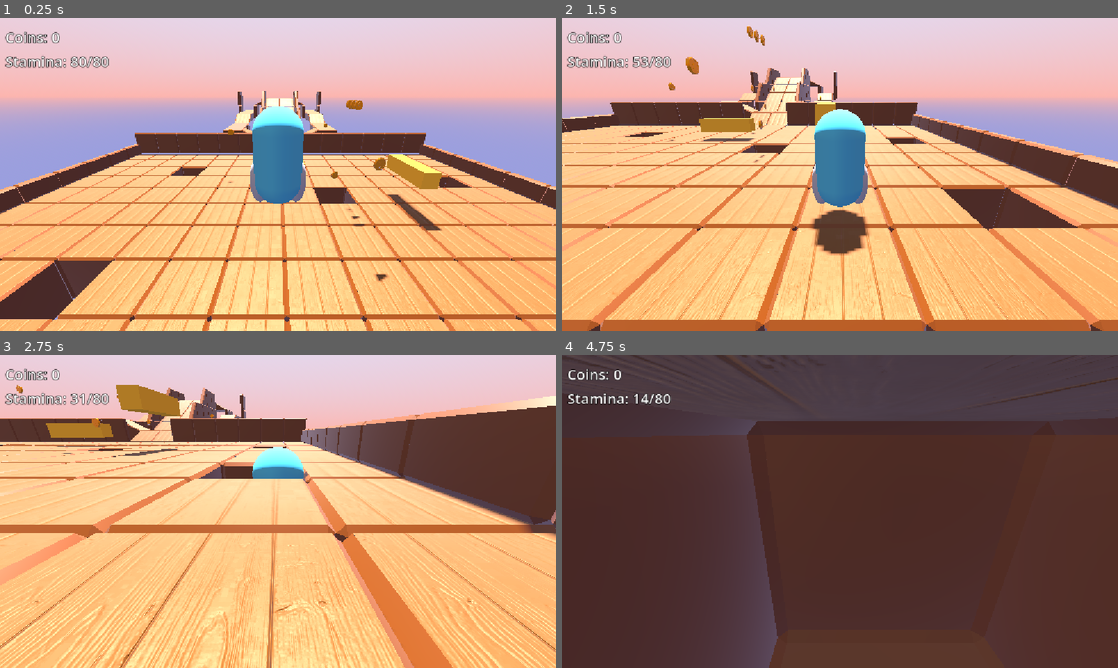
Above: before the commit, frames 1-4 (two rows, left to right).
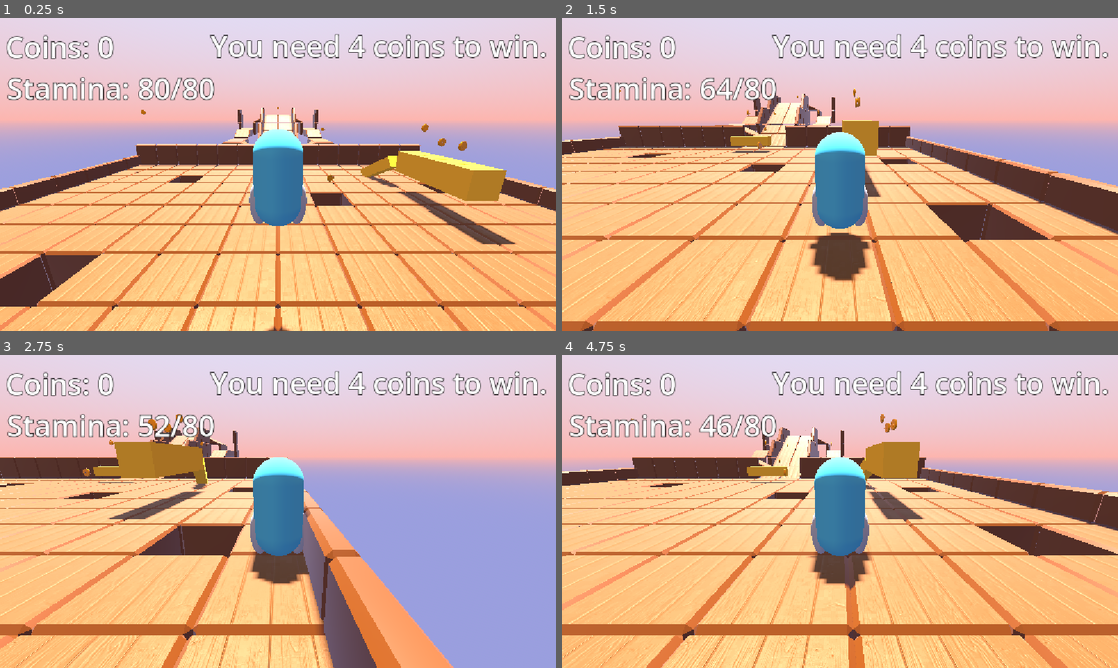
Above: after the commit, the same moments.

Repository: mahonk89/play-test-initial
Game: Godot game, scene res://alpha.tscn
Same seed, same stepped clock (60 frames per second), same inputs: the game is played once before the commit and once after it. The project has no main scene, so this scene is started directly. The engine's default icon, where the game draws it, is replaced by a stand-in: a white triangle on a blue panel in a dark square.
Inputs (mouse positions are in pixels of both pictures, inside the frame that each line leads up to):
- Up to frame 1 (0.25 s): no input
- Up to frame 2 (1.5 s): tap Enter (ui_accept) at 0.5 s; move the mouse to (962, 158) at 0.52 s; hold D (right) 0.53-1.25 s; hold Shift (sprint) 0.53-1.25 s; right-click (962, 158) at 0.6 s; click (962, 158) at 0.67 s; tap Space (jump) at 0.77 s; drag from (728, 190) to (812, 237) at 1.27 s
- Up to frame 3 (2.75 s): move the mouse to (333, 442) at 2.02 s; hold D (right) from 2.03 s (still down); hold Shift (sprint) from 2.03 s (still down); right-click (333, 442) at 2.1 s; click (333, 442) at 2.17 s
- Up to frame 4 (4.75 s): release D (right) at 2.75 s; release Shift (sprint) at 2.75 s; drag from (812, 574) to (673, 464) at 2.77 s; move the mouse to (1006, 558) at 3.52 s; hold A (left) 3.53-4.25 s; hold Shift (sprint) 3.53-4.25 s; right-click (1006, 558) at 3.6 s; click (1006, 558) at 3.67 s; tap Space (jump) at 3.77 s; drag from (673, 464) to (756, 433) at 4.27 s

The runs differ from the first frame. In frame 1, 43% of the frame differs, in the area x 0-100%, y 4-100%; in frame 2, 44%; in frame 3, 66%; in frame 4, 93%, in the area x 0-100%, y 0-100%.

Commit message:
Zoom, win, restart
Added zoom to camera target by decreasing (zoom in) and increasing (zoom out) the position.z of camera target, 0< position.z < 8.
Added UI elements
Function to win game when x coins collected, pause physics process, wait 5 seconds, then restart.

Diff:
--- a/alpha.gd
+++ b/alpha.gd
@@ -1,10 +1,11 @@
 extends Node3D
 
+@export var coins_to_win := 5
 
 # Called when the node enters the scene tree for the first time.
 func _ready() -> void:
 	pass
 
 # Called every frame. 'delta' is the elapsed time since the previous frame.
-func _process(delta: float) -> void:
+func _process(_delta: float) -> void:
 	pass
--- a/alpha.tscn
+++ b/alpha.tscn
@@ -13,16 +13,24 @@
 
 [sub_resource type="WorldBoundaryShape3D" id="WorldBoundaryShape3D_jahai"]
 
-[node name="Alpha" type="Node3D" unique_id=1266480185]
+[node name="Alpha" type="Node3D" unique_id=1266480185 groups=["Levels"]]
 script = ExtResource("1_idu2h")
+coins_to_win = 4
 
 [node name="UI" parent="." unique_id=1379572987 instance=ExtResource("7_rhi8f")]
 
 [node name="WorldEnvironment" type="WorldEnvironment" parent="." unique_id=1167773529]
 environment = ExtResource("2_omt4j")
 
-[node name="MainCharacter" parent="." unique_id=1547992771 groups=["Players"] instance=ExtResource("2_unq0f")]
-transform = Transform3D(1, 0, 0, 0, 1, 0, 0, 0, 1, -0.23015785, 1.9507821, 5.5929174)
+[node name="Characters" type="Node3D" parent="." unique_id=604583071]
+
+[node name="MainCharacter" parent="Characters" unique_id=1547992771 groups=["Players"] instance=ExtResource("2_unq0f")]
+transform = Transform3D(1, 0, 0, 0, 1, 0, 0, 0, 1, 0, 1, 6)
+
+[node name="BorncgCharacter" parent="Characters" unique_id=885805630 instance_placeholder="res://borncg_character.tscn"]
+transform = Transform3D(1, 0, 0, 0, 1, 0, 0, 0, 1, 0, 1, 6)
+visible = false
+metadata/_edit_group_ = true
 
 [node name="Lights" type="Node3D" parent="." unique_id=1168999914]
 
@@ -37,10 +45,13 @@
 [node name="Blocks_Static" type="Node3D" parent="." unique_id=1928786981]
 
 [node name="blockStatic1" parent="Blocks_Static" unique_id=997128876 instance=ExtResource("2_dfvcg")]
-transform = Transform3D(3, 0, 0, 0, 3, 0, 0, 0, 3, 0, -1.130676, -3.3151965)
+transform = Transform3D(3, 0, 0, 0, 3, 0, 0, 0, 3, 0, -1.130676, -6.7882776)
 
 [node name="blockStatic2" parent="Blocks_Static" unique_id=20235980 instance=ExtResource("2_dfvcg")]
-transform = Transform3D(-1.3113416e-07, 0, 2.9999998, 0, 3, 0, -2.9999998, 0, -1.3113416e-07, 6.3576326, -0.118109465, 0)
+transform = Transform3D(-2.1855695e-07, 0, 5, 0, 5, 0, -5, 0, -2.1855695e-07, 8, -0.118, 0.03)
+
+[node name="blockStatic3" parent="Blocks_Static" unique_id=438436037 instance=ExtResource("2_dfvcg")]
+transform = Transform3D(0.7135294, -0.41252542, -2.884562, 1.5015528, 2.597179, -6.563496e-08, 2.4972413, -1.4437741, 0.8241975, 7.4994063, -1.130676, -4.858528)
 
 [node name="Coins" type="Node3D" parent="." unique_id=2135970350]
 metadata/_edit_group_ = true
@@ -55,29 +66,25 @@
 transform = Transform3D(1, 0, 0, 0, -4.371139e-08, -1, 0, 1, -4.371139e-08, 2.9260468, -0.8031769, -0.9883448)
 
 [node name="coin4" parent="Coins" unique_id=870938311 instance=ExtResource("3_kjnjc")]
-transform = Transform3D(1, 0, 0, 0, -4.371139e-08, -1, 0, 1, -4.371139e-08, 4.91857, 0.33639336, -12.912914)
+transform = Transform3D(1, 0, 0, 0, -4.371139e-08, -1, 0, 1, -4.371139e-08, 4.91857, 1.3363934, -12.912914)
 
 [node name="coin5" parent="Coins" unique_id=155292799 instance=ExtResource("3_kjnjc")]
-transform = Transform3D(1, 0, 0, 0, -4.371139e-08, -1, 0, 1, -4.371139e-08, 0.59372926, 1.0559292, -6.4493084)
+transform = Transform3D(1, 0, 0, 0, -4.371139e-08, -1, 0, 1, -4.371139e-08, -0.0040922165, 1.0559292, -6.8229465)
 
 [node name="coin6" parent="Coins" unique_id=1135424236 instance=ExtResource("3_kjnjc")]
-transform = Transform3D(1, 0, 0, 0, -4.371139e-08, -1, 0, 1, -4.371139e-08, 3.390789, 2.915008, -0.6200721)
+transform = Transform3D(1, 0, 0, 0, -4.371139e-08, -1, 0, 1, -4.371139e-08, 8, 1.915, -1.3822216)
 
 [node name="coin7" parent="Coins" unique_id=1828026272 instance=ExtResource("3_kjnjc")]
-transform = Transform3D(1, 0, 0, 0, -4.371139e-08, -1, 0, 1, -4.371139e-08, 2.9905803, 1.2961717, 3.4459703)
+transform = Transform3D(1, 0, 0, 0, -4.371139e-08, -1, 0, 1, -4.371139e-08, 8, 1.296, -0.026864886)
 
 [node name="coin8" parent="Coins" unique_id=1717802944 instance=ExtResource("3_kjnjc")]
-transform = Transform3D(1, 0, 0, 0, -4.371139e-08, -1, 0, 1, -4.371139e-08, 3.3656797, 2.915008, 0)
+transform = Transform3D(1, 0, 0, 0, -4.371139e-08, -1, 0, 1, -4.371139e-08, 8, 1.2485714, 1.1469016)
 
 [node name="coin9" parent="Coins" unique_id=489334993 instance=ExtResource("3_kjnjc")]
-transform = Transform3D(1, 0, 0, 0, -4.371139e-08, -1, 0, 1, -4.371139e-08, -3.3451972, 1.0771866, -3.9602027)
+transform = Transform3D(1, 0, 0, 0, -4.371139e-08, -1, 0, 1, -4.371139e-08, 0.0043473244, 4.3138294, -27.218876)
 
 [node name="coin10" parent="Coins" unique_id=141161829 instance=ExtResource("3_kjnjc")]
-transform = Transform3D(1, 0, 0, 0, -4.371139e-08, -1, 0, 1, -4.371139e-08, 3.4138222, 2.915008, -1.3107438)
-
-[node name="BorncgCharacter" parent="." unique_id=885805630 instance_placeholder="res://borncg_character.tscn"]
-transform = Transform3D(1, 0, 0, 0, 1, 0, 0, 0, 1, -0.23015785, 1.9507821, 5.5929174)
-metadata/_edit_group_ = true
+transform = Transform3D(1, 0, 0, 0, -4.371139e-08, -1, 0, 1, -4.371139e-08, -12, 3, -9)
 
 [node name="CameraWorld" type="Camera3D" parent="." unique_id=1340696514]
 transform = Transform3D(1, 0, 0, 0, 0.7071068, 0.7071068, 0, -0.7071068, 0.7071068, 0, 6.9275837, 8.509579)
@@ -93,7 +100,7 @@
 metadata/_edit_group_ = true
 
 [node name="CollisionShape3D" type="CollisionShape3D" parent="DeathBarrier" unique_id=1817762969]
-transform = Transform3D(10, 0, 0, 0, 10, 0, 0, 0, 10, 0, -5, 0)
+transform = Transform3D(20, 0, 0, 0, 20, 0, 0, 0, 20, 0, -12, 0)
 shape = SubResource("WorldBoundaryShape3D_jahai")
 
 [node name="GroundGridMap" type="GridMap" parent="." unique_id=2081379661]
@@ -103,7 +110,8 @@
 }
 metadata/_editor_floor_ = Vector3(-1, -1, -5)
 
-[connection signal="coins_changed" from="MainCharacter" to="UI" method="_on_main_character_coins_changed"]
-[connection signal="stamina_changes" from="MainCharacter" to="UI" method="_on_main_character_stamina_changes"]
-[connection signal="body_entered" from="DeathBarrier" to="MainCharacter" method="_on_death_barrier_body_entered"]
-[connection signal="body_entered" from="DeathBarrier" to="BorncgCharacter" method="_on_death_barrier_body_entered"]
+[connection signal="coins_changed" from="Characters/MainCharacter" to="UI" method="_on_main_character_coins_changed"]
+[connection signal="stamina_changes" from="Characters/MainCharacter" to="UI" method="_on_main_character_stamina_changes"]
+[connection signal="win_game" from="Characters/MainCharacter" to="UI" method="_on_main_character_win_game"]
+[connection signal="body_entered" from="DeathBarrier" to="Characters/MainCharacter" method="_on_death_barrier_body_entered"]
+[connection signal="body_entered" from="DeathBarrier" to="Characters/BorncgCharacter" method="_on_death_barrier_body_entered"]
--- a/camera_controller.gd
+++ b/camera_controller.gd
@@ -2,7 +2,9 @@
 
 #For Character rotation
 var is_dragging: bool = false
-@export var mouse_sensitivity: float = 0.007
+## X-axis mouse sensitivity (up/down direction). To adjust the y-axis (left/right movement),
+## go to Main Character / Mouse Sensitivity.
+@export var mouse_sensitivity: float = 0.002
 
 # Called when the node enters the scene tree for the first time.
 func _ready() -> void:
@@ -10,21 +12,30 @@
 
 
 # Called every frame. 'delta' is the elapsed time since the previous frame.
-func _process(delta: float) -> void:
+func _process(_delta: float) -> void:
 	pass
 
 func _input(event: InputEvent) -> void:
 
-	# Check if left mouse button is clicked/released
+	# Check if right mouse button is clicked/released
 	if event is InputEventMouseButton:
 		if event.button_index == MOUSE_BUTTON_RIGHT:
 			is_dragging = event.pressed
-			if is_dragging:
-				Input.mouse_mode = Input.MOUSE_MODE_CAPTURED
-			else: Input.mouse_mode = Input.MOUSE_MODE_VISIBLE
-
 	# Rotate character when dragging the mouse
 	elif event is InputEventMouseMotion and is_dragging:
-		rotate_y(-event.relative.x * mouse_sensitivity)
-	if event.is_action_released("MB2"):
-		Input.mouse_mode = Input.MOUSE_MODE_VISIBLE
+		rotation.x -= event.relative.y * mouse_sensitivity
+		rotation.x = clamp(rotation.x, deg_to_rad(-50),deg_to_rad(20))
+	#InputEventMouseMotion.relative will produce a Vector2 relative to the position AT LAST FRAME
+#So, in order to use this .relative we should ADD or SUBTRACT this vector amount to the rotation
+# NOT set the rotation equal to, as it would always be resetting to near zero amounts when
+#mouse stops moving.
+
+	# Handle Camera Zoom
+	if event is InputEventMouseButton:
+		# Zoom out
+		if event.button_index == MOUSE_BUTTON_WHEEL_DOWN and $CameraTarget.position.z < 8:
+			$CameraTarget.position.z += 0.2
+
+		# Zoom in
+		if event.button_index == MOUSE_BUTTON_WHEEL_UP and $CameraTarget.position.z >= 0.2:
+			$CameraTarget.position.z -= 0.2
--- /dev/null
+++ b/camera_controller.tscn
@@ -0,0 +1,13 @@
+[gd_scene format=3 uid="uid://c5b581e874mpr"]
+
+[ext_resource type="Script" uid="uid://y62bb8ey42ts" path="res://camera_controller.gd" id="1_8y15a"]
+
+[node name="CameraController" type="Node3D" unique_id=1780388527]
+top_level = true
+script = ExtResource("1_8y15a")
+mouse_sensitivity = 0.004
+
+[node name="CameraTarget" type="Node3D" parent="." unique_id=255982296]
+transform = Transform3D(1, 0, 0, 0, 0.96592575, 0.258819, 0, -0.258819, 0.96592575, 0, 0, 4)
+
+[node name="Camera3D" type="Camera3D" parent="CameraTarget" unique_id=962723632]
--- a/coin.gd
+++ b/coin.gd
@@ -25,5 +25,5 @@
 
 
 
-func _on_bounce_animation_finished(anim_name: StringName) -> void:
+func _on_bounce_animation_finished(_anim_name: StringName) -> void:
 	queue_free()
--- a/coin_label_settings.tres
+++ b/coin_label_settings.tres
@@ -1,6 +1,6 @@
 [gd_resource type="LabelSettings" format=3 uid="uid://dyms02odrww8o"]
 
 [resource]
-font_size = 30
+font_size = 60
 outline_size = 5
 outline_color = Color(0, 0, 0, 1)
--- a/main_character.gd
+++ b/main_character.gd
@@ -1,6 +1,6 @@
 extends CharacterBody3D
 
-var startPosition : Vector3
+var startPosition : Transform3D
 
 # Character Attribute Variables
 @export var speed := 5
@@ -8,19 +8,28 @@
 @export var jump_velocity := 9
 @export var maxStamina := 80
 @export var stamRegen := 10.0
-@export var stamEffic := 40.0
+@export var stamEffic := 25.0
 
 # vars for _physics_process()
-var sprintMod : int
-var stamina= maxStamina
+var sprintMod : int = 0
+var stamina = maxStamina
+var canSprint := true
+
+# vars for alpha scene (level specific)
+@onready var level = owner
+@onready var winCoins = level.coins_to_win
+
 
 #For Character rotation
 var is_dragging: bool = false
+## X-axis mouse sensitivity (up/down direction). To adjust the y-axis (left/right movement),
+## go to Main Character / Mouse Sensitivity.
 @export var mouse_sensitivity: float = 0.007
 
 #define new signals
 signal coins_changed(new_amount: int) # When Master.playerCoins changes
 signal stamina_changes(current_stam: float) # Current stamina value
+signal win_game() # When
 
 
 #Make Character rotate when holding right click - in turn, camera should follow.
@@ -42,25 +51,48 @@
 
 	#print(event.as_text())
 
+# Loadup Settings - What to do when the scene loads.
 func _ready() -> void:
-	startPosition = global_position #This does not reset player rotation
+	startPosition = global_transform #This does not reset player rotation
 
 
+# Physics Hub
 func _physics_process(delta: float) -> void:
 
 	# Add the gravity.
 	if not is_on_floor():
 		velocity += 2.5*get_gravity() * delta
 
-
 	# Handle jump.
 	if Input.is_action_just_pressed("jump") and is_on_floor():
 		velocity.y = jump_velocity
 
-	# Get the input direction and handle the movement/deceleration.
-	# As good practice, you should replace UI actions with custom gameplay actions.
+	# Get the input direction
 	var input_dir := Input.get_vector("left", "right", "forward", "backward")
 	var direction := (transform.basis * Vector3(input_dir.x, 0, input_dir.y)).normalized()
+
+	# Sprint conditions
+	var is_moving = input_dir.length() > 0
+	var is_sprinting = Input.is_action_pressed("sprint") and canSprint and is_moving
+
+	# Handle Sprint and stamina
+	if is_sprinting:
+		sprintMod = sprintSpeed
+		stamina -= stamEffic * delta
+		stamina_changes.emit(stamina)
+		if stamina <= 0:
+			stamina = - 10.0
+			canSprint = false
+	else:
+		sprintMod = 0
+		stamina += stamRegen * delta
+		stamina_changes.emit(stamina)
+		if stamina >= maxStamina:
+			stamina = maxStamina
+		if stamina >= 5:
+			canSprint = true
+
+	# Handle movement, else deceleration
 	if direction:
 		velocity.x = direction.x * (speed + sprintMod)
 		velocity.z = direction.z * (speed + sprintMod)
@@ -68,66 +100,56 @@
 		velocity.x = move_toward(velocity.x, 0, speed)
 		velocity.z = move_toward(velocity.z, 0, speed)
 
-	# Handle sprint & stamina
-	#### SPRINT STAYS AT 5 EVEN IF STAMINA IS 0 - FIND PAUSE/DELAY
-	## If I hold shift, sprintMod = 5 (sprintSpeed) even if stamina gets to -5 because
-	# I am STILL HOLDING SHIFT - therefore it never left the if statement because all conditions
-	# were met, and now the TRUE expressions that are running change the CONDITion to no longer be
-	# true. However, it isn't checking the conditions any longer, it's simply running the expressions.
-	# CONSIDER A WHILE LOOP e.g. while stamina > 0, ....
-	if Input.is_action_pressed("sprint"): #if holding sprint button
-		if input_dir != Vector2.ZERO and stamina > 0: #if moving and you have stamina:
-			sprintMod = sprintSpeed #set sprint mod in movement handle to sprintSpeed
-			stamina -= stamEffic * delta #reduce stamina by a stamEffic[iency] factor when sprinting
-			stamina_changes.emit(stamina) # send to UI (node) via connection current stamina
-			if stamina <= 0.2:
-				stamina = -5
-		elif input_dir == Vector2.ZERO and stamina < maxStamina: #if stamina is low and NOT moving (but holding shift) then
-			sprintMod = 0
-			stamina += stamRegen * delta # add stamina by a stamRegen factor
-			stamina_changes.emit(stamina) # send to UI (node) via connection current stamina
-	else: # if NOT holding sprint button
-		sprintMod = 0 # set sprint speed addition to 0
-		if stamina < maxStamina: # and if your stamina is low,
-			stamina += stamRegen * delta # start regenerating by a factor of stamRegen
-			stamina_changes.emit(stamina) # send to UI (node) via connection current stamina
+	### DEBUGGER OUTPUT
+	#print("Holding shift: ",Input.is_action_pressed("sprint"))
+	#print("Moving WITH Stamina: ",bool(input_dir != Vector2.ZERO and stamina > 0))
+	#print("Stamina: ",roundf(stamina),", sprint speed: ",sprintMod)
 
-	#print(roundi(stamina), " stamina remaining // speed at ",speed+sprintMod)
-	print("Holding shift: ",Input.is_action_pressed("sprint"))
-	print("Moving WITH Stamina: ",bool(input_dir != Vector2.ZERO and stamina > 0))
-	print("Stamina: ",roundf(stamina),", sprint speed: ",sprintMod)
+
+
 
 	move_and_slide()
 
-	#Make CameraController match the position of the character
+#Make CameraController match the position of the character
 	#the dollar sign lets you access a node within the root node by name
 	# reference the position of the CameraController and set it equal to the
-	# position of the root node, which needs no call
+	# position of this node (Main Character), which needs no call
 	# MainCharacter.position == position.
 	# lerp(from,to,how fast) - Using delta should be considered as it would make
 	# the follow speed the same on all machines. Consider clamp in 3rd arg.
 	$CameraController.position = lerp($CameraController.position,position,clamp(60*0.35*delta,0.15,1))
-	#Make CameraController match the rotation of the character
-	#$CameraController.rotation.y = lerp($CameraController.rotation.y,rotation.y,0.35)
+#Make CameraController match the rotation of the character
 	$CameraController.rotation.y = rotation.y
-
-	# Rotate camera left / right
 
 
 
-#adds 1 coin to Master.playerCoins
+
+# MainCharacter functions
+##Adds 1 coin to Master.playerCoins
 func add_coin():
 	Master.playerCoins += 1
 	coins_changed.emit(Master.playerCoins)
+	if Master.playerCoins >= winCoins:
+		end_game_win()
 
 
-
-#function to reset Char to starting position with 0 speed.
+##Resets Character to starting position with 0 speed.
 func reset_position():
-	global_position = startPosition # this does not reset player rotation
+	global_transform = startPosition # this does not reset player rotation
 	velocity = Vector3.ZERO
 
-#Safety net to prevent infinite falling through world.
+##Safety net to prevent infinite falling through world.
 func _on_death_barrier_body_entered(_body : Node3D) -> void:
 	if _body == self:
 		reset_position() # player rotation is not reset
+
+func end_game_win():
+	win_game.emit()
+	# disallows any position changes, allows rotation. Locks the character from doing anything else.
+	# Turns off _physics_process(). Since rotation is handled in _input(), you can still rotate.
+	set_physics_process(false)
+	# await pauses the function for a 5 second timer, restarts on .timeout
+	await get_tree().create_timer(5).timeout
+	#sets the scene to new scene alpha - restarting the level. # in the future, this should be
+	# a menu screen, or next level. Preferrably menu.
+	get_tree().change_scene_to_file("res://alpha.tscn")
--- a/main_character.tscn
+++ b/main_character.tscn
@@ -42,15 +42,15 @@
 transform = Transform3D(1, 0, 0, 0, 1, 0, 0, 0, 1, 0, 1, 0)
 shape = SubResource("CapsuleShape3D_jahai")
 
-[node name="CameraController" type="Node3D" parent="." unique_id=431257370]
-transform = Transform3D(1, 0, 0, 0, 1, 0, 0, 0, 1, 0, 0, 1)
+[node name="Ray" type="RayCast3D" parent="." unique_id=389385654]
+transform = Transform3D(1, 0, 0, 0, 1, 0, 0, 0, 1, 0, 0, -0.3)
+
+[node name="CameraController" type="Node3D" parent="." unique_id=1780388527]
 top_level = true
 script = ExtResource("2_wmkwl")
+mouse_sensitivity = 0.004
 
-[node name="CameraTarget" type="Node3D" parent="CameraController" unique_id=48444377]
-transform = Transform3D(1, 0, 0, 0, 0.9335804, 0.35836795, 0, -0.35836795, 0.9335804, 0, 2, 4)
+[node name="CameraTarget" type="Node3D" parent="CameraController" unique_id=255982296]
+transform = Transform3D(1, 0, 0, 0, 0.96592575, 0.258819, 0, -0.258819, 0.96592575, 0, 2, 4)
 
-[node name="Camera3D" type="Camera3D" parent="CameraController/CameraTarget" unique_id=1966679685]
-
-[node name="Ray" type="RayCast3D" parent="." unique_id=389385654]
-transform = Transform3D(1, 0, 0, 0, 1, 0, 0, 0, 1, 0, 0, -0.3)
+[node name="Camera3D" type="Camera3D" parent="CameraController/CameraTarget" unique_id=962723632]
--- a/project.godot
+++ b/project.godot
@@ -26,6 +26,7 @@
 [global_group]
 
 Players="Playable Characters - added for UI connection"
+Levels="Contains All of the Levels"
 
 [input]
 
@@ -102,6 +103,21 @@
 "events": [Object(InputEventKey,"resource_local_to_scene":false,"resource_name":"","device":-1,"window_id":0,"alt_press …(191 unchanged characters)…
 ]
 }
+scroll_down={
+"deadzone": 0.2,
+"events": [Object(InputEventMouseButton,"resource_local_to_scene":false,"resource_name":"","device":-1,"window_id":0,"alt_pressed":false,"shift_pressed":false,"ctrl_pressed":false,"meta_pressed":false,"button_mask":0,"position":Vector2(0, 0),"global_position":Vector2(0, 0),"factor":1.0,"button_index":5,"canceled":false,"pressed":false,"double_click":false,"script":null)
+]
+}
+scroll_up={
+"deadzone": 0.2,
+"events": [Object(InputEventMouseButton,"resource_local_to_scene":false,"resource_name":"","device":-1,"window_id":0,"alt_pressed":false,"shift_pressed":false,"ctrl_pressed":false,"meta_pressed":false,"button_mask":0,"position":Vector2(0, 0),"global_position":Vector2(0, 0),"factor":1.0,"button_index":4,"canceled":false,"pressed":false,"double_click":false,"script":null)
+]
+}
+control_ui={
+"deadzone": 0.2,
+"events": [Object(InputEventKey,"resource_local_to_scene":false,"resource_name":"","device":-1,"window_id":0,"alt_pressed":false,"shift_pressed":false,"ctrl_pressed":false,"meta_pressed":false,"pressed":false,"keycode":0,"physical_keycode":85,"key_label":0,"unicode":117,"location":0,"echo":false,"script":null)
+]
+}
 
 [physics]
 
--- a/ui.gd
+++ b/ui.gd
@@ -1,8 +1,17 @@
 extends Control
 
+# Consider adding an array for all labels that should be together. i.e., right now we have Coins
+#and stamina at the top left - things that keep track of what is currently happening. Perhaps
+#all of these should be in var current : Array = [coins, stamina,... health, etc.]
+# So then this list can be called to the screen keeping a good order (insteaed of adding and
+# workig with individually)
+
 @onready var coin_label : Label = $CoinLabel
-@onready var stamina_label : Label = $Stamina
+@onready var stamina_label : Label = $Stamina #Consider a fill bar instead of numbers.
+@onready var win_label : Label = $WinLabel
+@onready var coins_to_win : Label = $CoinsToWin
 var player_1 : Node3D # declaring a blank variable as Node3D for _ready() function
+var level_1: Node3D #
 
 
 #func update_coin_amount(amount : int) -> void:
@@ -10,7 +19,8 @@
 
 # Called when the node enters the scene tree for the first time.
 func _ready() -> void:
-	#get_tree() returns the scene tree that contains this node. This node is a scene within alpha,
+	win_label.visible = false
+#get_tree() returns the scene tree that contains this node. This node is a scene within alpha,
 	#so it will be calling alpha // get_nodes_in_group creates an array of all the nodes in the Global group
 	#in this case "Players" which has 1 Node3D in the group. Use [n] to pull the n+1 node from that array
 	# which will be the first player in that group aka MainCharacter.
@@ -18,7 +28,13 @@
 	#By doing this, I can now call properties and methods of player_1 (MainCharacter) in this script.
 	player_1 = get_tree().get_nodes_in_group("Players")[0]
 
+	#Set Stamina bar to show current stamina in relation to maximum stamina
 	stamina_label.text =  "Stamina: " + str(player_1.stamina) + "/" + str(player_1.maxStamina)
+
+	#Set Coins to win as level goal label
+	level_1 = get_parent()
+	coins_to_win.text = "You need " + str(level_1.coins_to_win) + " coins to win."
+
 
 
 
@@ -46,3 +62,7 @@
 func _on_main_character_stamina_changes(current_stam: float) -> void:
 	stamina_label.text = "Stamina: " + str(clampi(int(current_stam),0,player_1.maxStamina)) \
 	+ "/" + str(player_1.maxStamina)  # current stam is float, we don't need non-integer value appearing on screen.
+
+
+func _on_main_character_win_game() -> void:
+	win_label.visible = true
--- a/ui.tscn
+++ b/ui.tscn
@@ -2,6 +2,35 @@
 
 [ext_resource type="Script" uid="uid://dtvmkdu77m4mj" path="res://ui.gd" id="1_fyqef"]
 [ext_resource type="LabelSettings" uid="uid://dyms02odrww8o" path="res://coin_label_settings.tres" id="2_m6e0p"]
+
+[sub_resource type="FontFile" id="FontFile_hgk6m"]
+cache/0/variation_coordinates = {}
+cache/0/face_index = 0
+cache/0/embolden = 0.0
+cache/0/transform = Transform2D(1, 0, 0, 1, 0, 0)
+cache/0/spacing_top = 0
+cache/0/spacing_bottom = 0
+cache/0/spacing_space = 0
+cache/0/spacing_glyph = 0
+cache/0/baseline_offset = 0.0
+cache/0/16/0/ascent = 0.0
+cache/0/16/0/descent = 0.0
+cache/0/16/0/underline_position = 0.0
+cache/0/16/0/underline_thickness = 0.0
+cache/0/16/0/scale = 1.0
+cache/0/80/0/ascent = 0.0
+cache/0/80/0/descent = 0.0
+cache/0/80/0/underline_position = 0.0
+cache/0/80/0/underline_thickness = 0.0
+cache/0/80/0/scale = 1.0
+
+[sub_resource type="LabelSettings" id="LabelSettings_jahai"]
+font = SubResource("FontFile_hgk6m")
+font_size = 80
+font_color = Color(0.28823105, 0.7186513, 0.47715223, 1)
+outline_size = 8
+outline_color = Color(0, 0, 0, 1)
+shadow_size = 10
 
 [node name="UI" type="Control" unique_id=1379572987]
 layout_mode = 3
@@ -16,17 +45,51 @@
 layout_mode = 0
 offset_left = 11.0
 offset_top = 18.0
-offset_right = 159.0
-offset_bottom = 105.0
-text = "Coins: 0
-"
+offset_right = 297.0
+offset_bottom = 104.0
+text = "Coins: 0"
 label_settings = ExtResource("2_m6e0p")
 
 [node name="Stamina" type="Label" parent="." unique_id=2029728587]
-layout_mode = 0
-offset_left = 11.0
-offset_top = 68.0
-offset_right = 111.0
-offset_bottom = 91.0
+layout_mode = 1
+anchors_preset = -1
+anchor_left = 0.021000002
+anchor_top = 0.08400001
+anchor_right = 0.021000002
+anchor_bottom = 0.08400001
+offset_left = -10.192001
+offset_top = 49.567997
+offset_right = 363.80798
+offset_bottom = 132.568
 text = "Stamina: 100"
 label_settings = ExtResource("2_m6e0p")
+
+[node name="WinLabel" type="Label" parent="." unique_id=2027376957]
+layout_mode = 1
+anchors_preset = -1
+anchor_left = 0.3
+anchor_top = 0.2
+anchor_right = 0.7
+anchor_bottom = 0.6
+offset_left = 40.399994
+offset_top = 14.399994
+offset_right = -39.599976
+offset_bottom = -94.80002
+text = "You Win!!"
+label_settings = SubResource("LabelSettings_jahai")
+horizontal_alignment = 1
+vertical_alignment = 1
+
+[node name="CoinsToWin" type="Label" parent="." unique_id=1575918116]
+layout_mode = 1
+anchors_preset = 1
+anchor_left = 1.0
+anchor_right = 1.0
+offset_left = -152.0
+offset_top = 16.0
+offset_right = -18.0
+offset_bottom = 78.0
+grow_horizontal = 0
+text = "Coins to Win"
+label_settings = ExtResource("2_m6e0p")
+horizontal_alignment = 2
